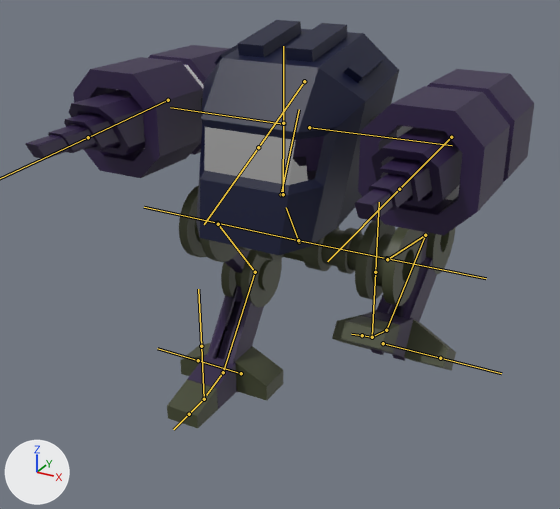
Renders of the FBX model Assets/Models/mech2.fbx from each side of a commit.
Rendered twice from a camera (50 mm lens) standing at (4.85, -9.33, 7.41) and looking at (-0.13, -0.26, 2.88). Arrows for +X, +Y and +Z are at lower left; the lights stay in place. Both versions are drawn at frame 80 of the action 'metarig|Patrol'; the numbers are the values there. The bones that bend it are drawn over the model as lines.

Names of what the first picture shows: 'Mech'.
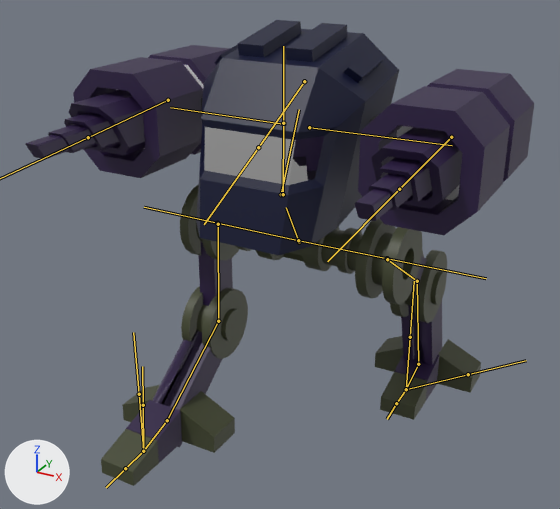
Changed parts and their boxes [x1, y1, x2, y2] in the pictures (560 x 509 px):
'Mech', posed (14% taller)
    before: [25, 20, 534, 429]
    after: [25, 20, 534, 486]
bone 'thigh.L', root to tip
    before: (387, 259) to (425, 235)
    after: (387, 259) to (417, 281)
bone 'shin.L', root to tip
    before: (425, 235) to (386, 330)
    after: (417, 281) to (418, 364)
bone 'foot.L', root to tip
    before: (386, 330) to (374, 336)
    after: (418, 364) to (406, 389)
bone 'thigh.R', root to tip
    before: (218, 224) to (255, 272)
    after: (218, 224) to (218, 321)
bone 'shin.R', root to tip
    before: (255, 272) to (223, 372)
    after: (218, 321) to (167, 420)
bone 'foot.R', root to tip
    before: (223, 372) to (206, 395)
    after: (167, 420) to (143, 451)

Patch to the scene script:
```diff
--- a/Assets/Models/mech2.fbx.py
+++ b/Assets/Models/mech2.fbx.py
@@ bone_thigh_l @@
 bone_thigh_l = bpy.data.objects['metarig'].pose.bones['thigh.L']  # child of 'spine'
-bone_thigh_l.rotation_quaternion = (0.936, 0.319, -0.001, -0.149)  # degrees (37, 5, -16)
+bone_thigh_l.rotation_quaternion = (0.991, 0.123, -0.001, -0.058)  # degrees (14, 1, -7)
@@ bone_shin_l @@
 bone_shin_l = bpy.data.objects['metarig'].pose.bones['shin.L']  # child of 'thigh.L'
-bone_shin_l.rotation_quaternion = (0.862, -0.507, -0.001, -0.002)  # degrees (-61, 0, 0)
+bone_shin_l.rotation_quaternion = (0.95, 0.311, -0.001, 0.0)  # degrees (36, 0, 0)
@@ bone_foot_l @@
 bone_foot_l = bpy.data.objects['metarig'].pose.bones['foot.L']  # child of 'shin.L'
-bone_foot_l.rotation_quaternion = (0.993, -0.119, 0.0, 0.0)  # degrees (-14, 0, 0)
+bone_foot_l.rotation_quaternion = (0.899, -0.438, -0.002, -0.001)  # degrees (-52, 0, 0)
@@ bone_thigh_r @@
 bone_thigh_r = bpy.data.objects['metarig'].pose.bones['thigh.R']  # child of 'spine'
-bone_thigh_r.rotation_quaternion = (1.0, 0.0, -0.001, -0.001)  # degrees (0, 0, 0)
+bone_thigh_r.rotation_quaternion = (0.928, -0.337, 0.0, -0.157)  # degrees (-39, -6, -17)
@@ bone_shin_r @@
 bone_shin_r = bpy.data.objects['metarig'].pose.bones['shin.R']  # child of 'thigh.R'
-bone_shin_r.rotation_quaternion = (1.0, 0.001, 0.0, -0.001)  # degrees (0, 0, 0)
+bone_shin_r.rotation_quaternion = (0.974, 0.226, 0.0, 0.0)  # degrees (26, 0, 0)
@@ bone_foot_r @@
 bone_foot_r = bpy.data.objects['metarig'].pose.bones['foot.R']  # child of 'shin.R'
-bone_foot_r.rotation_quaternion = (1.0, 0.0, 0.0, 0.0)  # degrees (0, 0, 0)
+bone_foot_r.rotation_quaternion = (0.989, 0.145, 0.0, 0.0)  # degrees (17, 0, 0)
```
